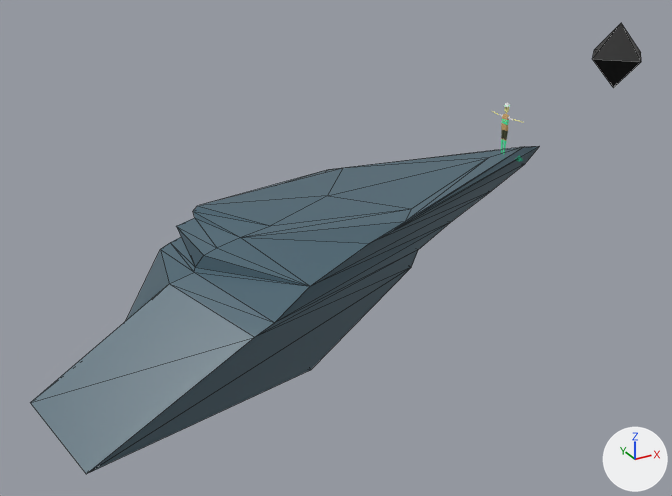
What one commit did to the COLLADA model source/resource/obj/cliff.dae.
Both versions are drawn from a camera (50 mm lens) standing at (-59.8, -72.7, 30.1) and looking at (-20.5, -1.2, -5.7). Every picture has the same lights, and +X, +Y and +Z are marked at lower right. Mesh edges are drawn as thin lines on the coarser meshes. Where no turn or scale is listed for an object, it has been applied to the vertices. Vertices at the same position are counted once.

In view in the first picture: 'Cliff', 'Sphere'.
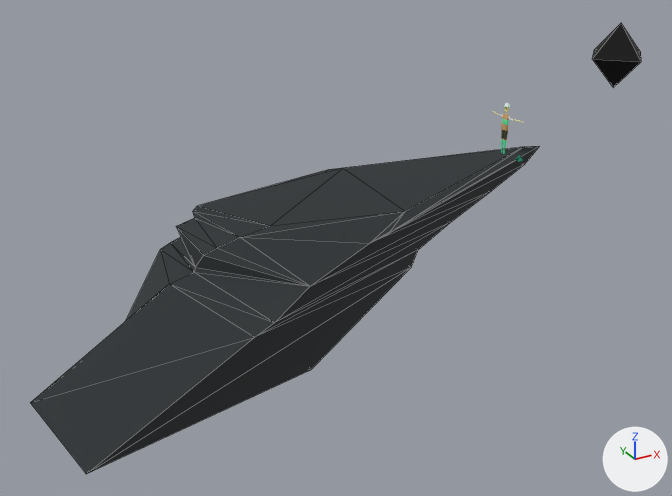
Edits to the scene script, one JSON object a line:
```json
{"op": "set", "path": "mat_cliff.base_color", "old": "(0.0718, 0.132, 0.171)", "new": "(0.0224, 0.0274, 0.0301)", "note": "dark blue #4c6673 -> black #292e30"}
{"op": "set", "path": "mat_cliff.roughness", "old": "0.42", "new": "0.9"}
{"block": "me_cliff", "where": "# used by ob_cliff; location = (-30.92, 0.08, -2.89)"}
{"op": "remove", "block": "me_cliff", "code": "me_cliff.from_pydata(...)  # 44 vertices, 83 faces; spans x -19.5..35.8, y -12.8..7.6, z -16.3..3.4"}
{"op": "add", "block": "me_cliff", "code": "me_cliff.from_pydata(...)  # 41 vertices, 77 faces; spans x -19.5..35.8, y -12.8..7.6, z -16.3..3.4"}
{"block": "me_cliff", "change": "me_cliff part 1"}
{"block": "me_cliff", "change": "4 vertices are removed from x 10.3..29.1, y -8.6..0.0, z 2.0..2.9"}
{"block": "me_cliff", "change": "13 faces are deleted"}
{"block": "me_cliff", "change": "1 vertex is added at (14.8, -6.5, 1.9)"}
{"block": "me_cliff", "change": "7 new faces join them"}
```

Pixel boxes (x1, y1, x2, y2) of what changed, in the pictures (672 x 496 px):
```json
{"object": "Cliff", "change": "recoloured, surface changed, reshaped", "before": [30, 146, 540, 474], "after": [30, 146, 540, 474], "on screen": "blue to black"}
{"part": 1, "of": "me_cliff", "change": "cut back", "before": [199, 147, 523, 243], "after": [199, 147, 523, 243]}
```
